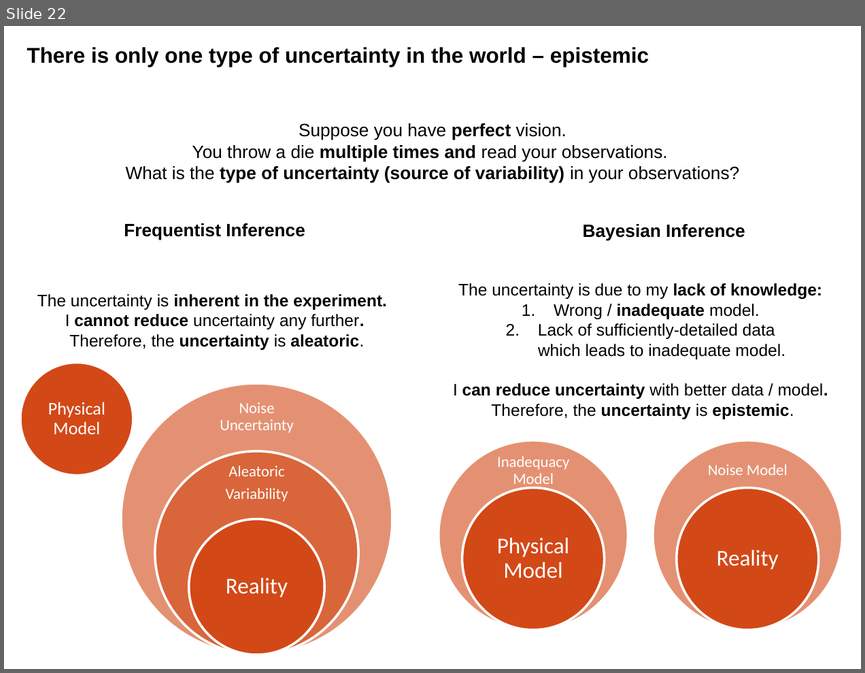
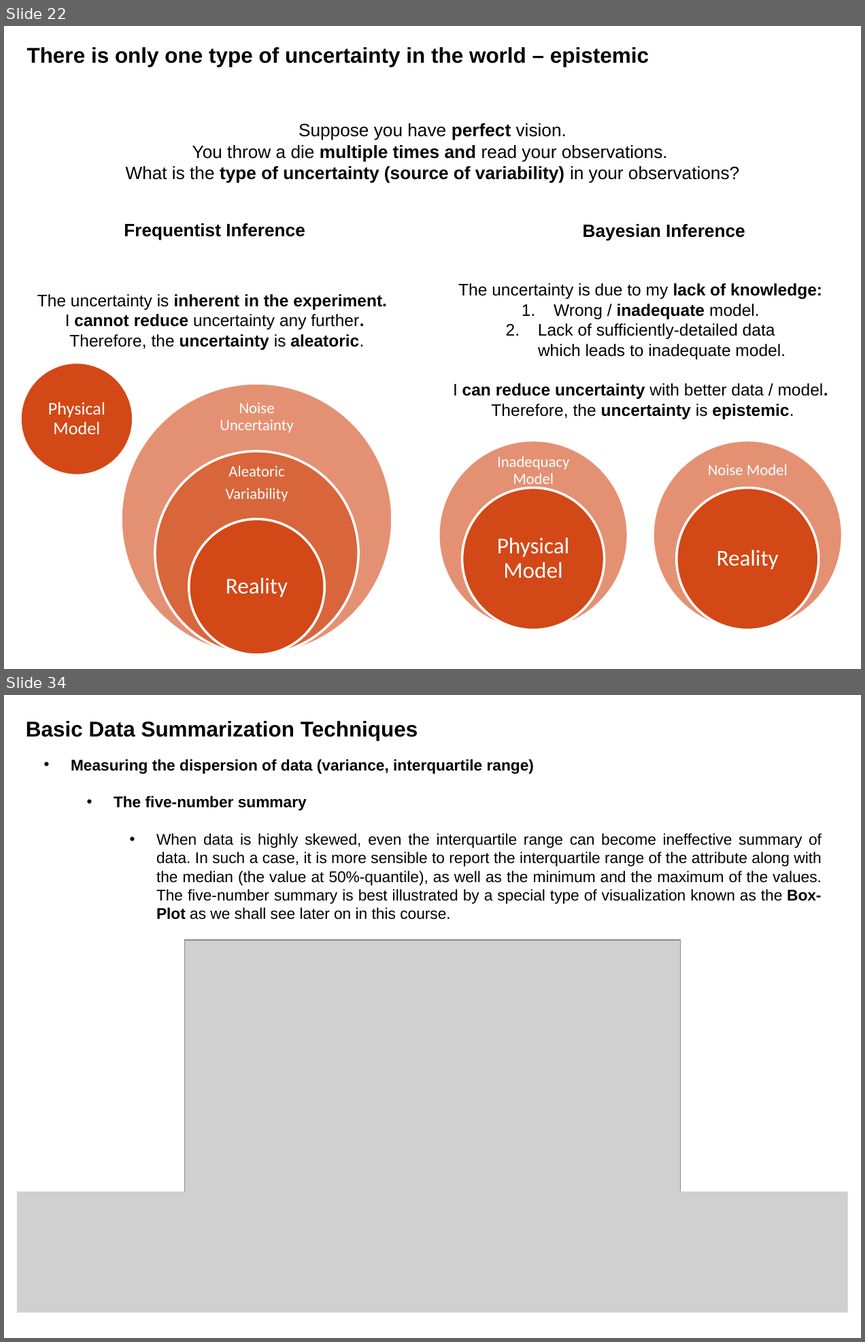
Before and after one commit to shahmoradi/IDS2024S, a slide deck: lecture/4.probability.pptx. Shown one above the other, each under a label of ours: slide 22 before the commit, slides 22 and 34 after it; the slides between them are not shown. The pictures are 865x673 and 865x1342 pixels, drawn with LibreOffice and Linux fonts; fonts in the diff are those of the drawing; grey boxes stand for pictures; background and template pictures are left out. Boxes give left, top, right and bottom in pixels: in the first picture for what was removed or moved away, otherwise in the second. Text is boxed around its words. In the diff, an @@ line names an element or a change of style, - is before the commit and + after.

```diff
--- a/lecture/4.probability.pptx
+++ b/lecture/4.probability.pptx
@@ slide 34 added at [4, 695, 861, 1338], background picture (left out) @@
@@ title added at [26, 721, 418, 741], 18 pt, text #000000, bold @@
+Basic Data Summarization Techniques
@@ text added at [71, 759, 821, 919], 13 pt, text #000000 @@
+• Measuring the dispersion of data (variance, interquartile range)
+  • The five-number summary
+    • When data is highly skewed, even the interquartile range can become ineffective summary of data. In such a case, it is more sensible to report the interquartile range of the attribute along with the median (the value at 50%-quantile), as well as the minimum and the maximum of the values. The five-number summary is best illustrated by a special type of visualization known as the Box-Plot as we shall see later on in this course.
@@ picture added at [185, 940, 680, 1200] @@
@@ picture added at [17, 1191, 847, 1312] @@
```
Also in this commit, not shown: 1 slide changed, 21 other slides added, 24 other files.
